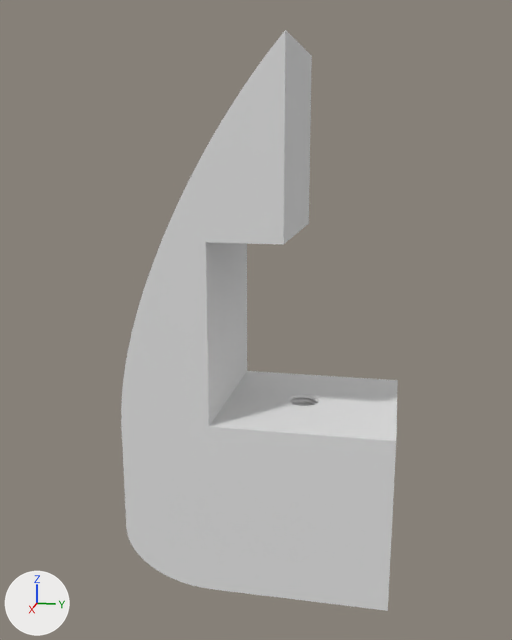
Before and after pictures for a commit that changed the Blender file projects/3dprinter.box/plexi.holder.blend.
Rendered twice from a camera (50 mm lens) standing at (79.7, 14.2, 39.6) and looking at (0.4, -1.7, 19.7). The axes (+X, +Y, +Z) are drawn at lower left. The lights are the same throughout.

In view in the first picture: 'Base'.
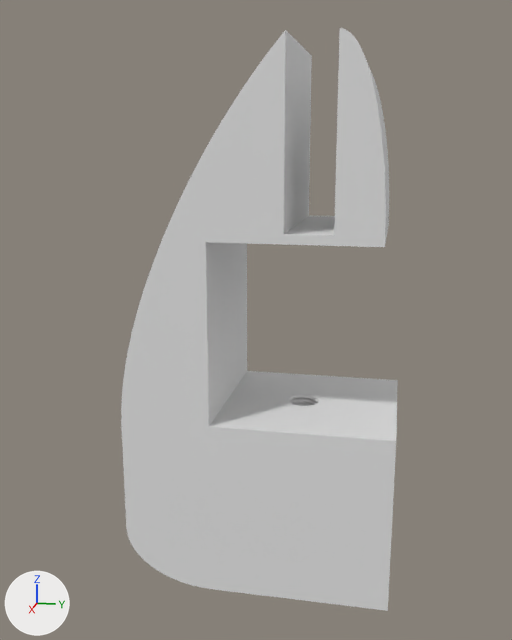
Commit message: plexiglass border on both sides

Changed parts and their boxes (x1, y1, x2, y2) in the pictures (512 x 640 px):
'Base', reshaped: before (121, 30, 398, 611); after (121, 28, 398, 611)
part 1 of me_cube_001, added: after (284, 216, 335, 246)
part 2 of me_cube_001, added: after (334, 28, 389, 247)

What changed in the scene script:
```text
Change me_cube_001:
    used by ob_base; location = (0.0, 0.0, 0.0); scale = (10.0, 15.0, 10.0)
    remove me_cube_001.from_pydata(...)  # 5980 vertices, 5876 faces; spans x -1.0..1.0, y -1.0..1.0, z -1.0..5.0
    add me_cube_001.from_pydata(...)  # 6076 vertices, 5928 faces; spans x -1.0..1.0, y -1.0..1.0, z -1.0..5.0
    me_cube_001 part 1: a new loose piece, a box spanning x -1.0..1.0, y 0.204..0.537, z 3.0..3.1
    me_cube_001 part 2: a new loose piece of 88 vertices spanning x -1.0..1.0, y 0.54..0.87, z 3.0..5.0
```
